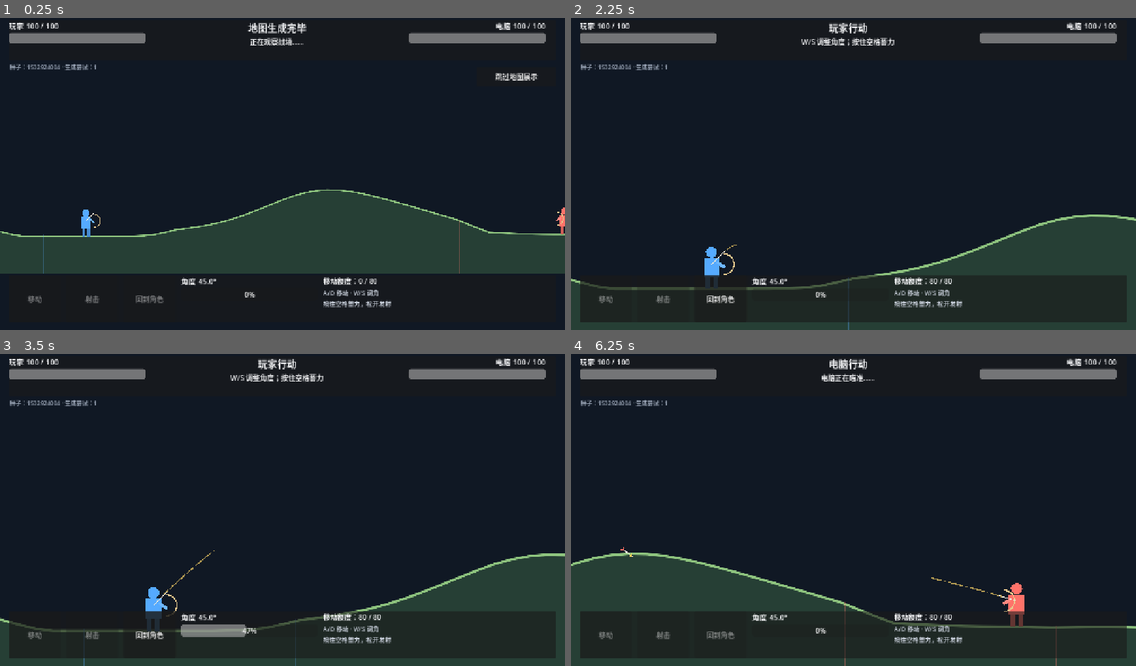
Above: before the commit, frames 1-4 (two rows, left to right).
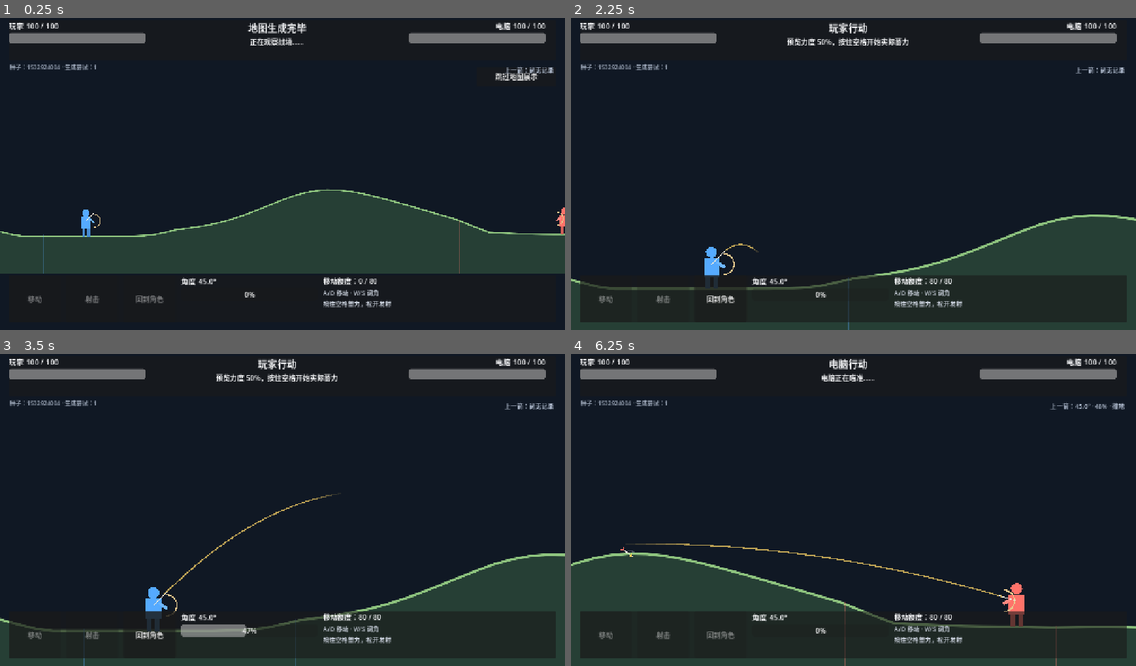
Above: after the commit, the same moments.

Repository: Xiangyu-Gu-6/Archers-Battle-Demo
Game: Godot game, scene res://scenes/Main.tscn
The game is run twice, just before and just after one commit, with the same random seed, the same clock (stepped at 60 frames per second) and the same inputs.
Inputs (mouse positions are in pixels of both pictures, inside the frame that each line leads up to):
- Up to frame 1 (0.25 s): no input
- Up to frame 2 (2.25 s): tap Enter at 0.5 s; move the mouse to (977, 155) at 0.52 s; hold D (move_right) 0.53-1.25 s; tap S (aim_down) at 0.6 s; click (977, 155) at 0.67 s; drag from (740, 186) to (825, 236) at 1.27 s; click "射击" at 2 s
- Up to frame 3 (3.5 s): move the mouse to (339, 438) at 2.77 s; hold D (move_right) from 2.78 s (still down); hold Space (charge) from 2.78 s (still down)
- Up to frame 4 (6.25 s): release D (move_right) at 3.5 s; release Space (charge) at 3.5 s; drag from (825, 572) to (684, 460) at 3.52 s; move the mouse to (1023, 553) at 4.27 s; hold A (move_left) 4.28-5 s; tap W (aim_up) at 4.35 s; drag from (684, 460) to (768, 428) at 5.02 s; move the mouse to (881, 506) at 5.77 s; hold A (move_left) from 5.78 s (still down); tap S (aim_down) at 5.85 s; click (881, 506) at 5.92 s

The runs differ from the first frame. In frame 1, 0.1% of the frame differs, in the area x 89-98%, y 15-18%; in frame 2, 0.5%; in frame 3, 0.6%, in the area x 29-98%, y 6-76%; in frame 4, 0.4%.

Commit message:
feat: share ballistics and add half-path shot reference

Diff:
--- a/scripts/arrow.gd
+++ b/scripts/arrow.gd
@@ -1,5 +1,7 @@
 class_name FlyingArrow
 extends Node2D
+
+const BallisticsScript := preload("res://scripts/ballistics.gd")
 
 signal stopped(result: Dictionary)
 var velocity := Vector2.ZERO
@@ -26,24 +28,18 @@
 
 func _physics_process(delta: float) -> void:
 	if not active: return
-	var previous := global_position
-	var next := previous + velocity * delta + Vector2(0.0, gravity) * 0.5 * delta * delta
-	var terrain_hit: Dictionary = terrain.segment_hit(previous, next)
-	var actor_hit: Dictionary = target.segment_hit(previous, next)
-	var chosen := {"hit": false}
-	if terrain_hit.hit: chosen = {"hit": true, "kind": &"terrain", "t": terrain_hit.t, "point": terrain_hit.point}
-	if actor_hit.hit and (not chosen.hit or actor_hit.t < chosen.t):
-		chosen = {"hit": true, "kind": &"actor", "part": actor_hit.part, "t": actor_hit.t, "point": actor_hit.point}
-	if chosen.hit:
-		global_position = chosen.point
-		_finish(chosen)
+	var frame: Dictionary = BallisticsScript.advance(global_position, velocity, delta, gravity, terrain, target)
+	global_position = frame.position
+	velocity = frame.velocity
+	if frame.collision.hit:
+		_finish(frame.collision)
 		return
-	global_position = next
-	velocity.y += gravity * delta
 	rotation = velocity.angle()
 	age += delta
-	if age >= timeout or global_position.x < -120.0 or global_position.x > world_width + 120.0 or global_position.y > terrain.world_bottom + 180.0:
-		_finish({"hit": false, "kind": &"miss", "point": global_position})
+	if age >= timeout:
+		_finish({"hit": false, "kind": &"timeout", "point": global_position})
+	elif global_position.x < -120.0 or global_position.x > world_width + 120.0 or global_position.y > terrain.world_bottom + 180.0:
+		_finish({"hit": false, "kind": &"out_of_bounds", "point": global_position})
 
 func _finish(result: Dictionary) -> void:
 	if not active: return
--- /dev/null
+++ b/scripts/ballistics.gd
@@ -0,0 +1,57 @@
+class_name Ballistics
+extends RefCounted
+
+const DEFAULT_STEP := 1.0 / 60.0
+
+static func advance(position: Vector2, velocity: Vector2, delta: float, gravity: float, terrain, target = null) -> Dictionary:
+	var next_position := position + velocity * delta + Vector2(0.0, gravity) * 0.5 * delta * delta
+	var next_velocity := velocity + Vector2(0.0, gravity) * delta
+	var ground_hit: Dictionary = terrain.segment_hit(position, next_position)
+	var actor_hit := {"hit": false}
+	if is_instance_valid(target): actor_hit = target.segment_hit(position, next_position)
+	var collision := {"hit": false}
+	if ground_hit.hit:
+		collision = {"hit": true, "kind": &"terrain", "t": ground_hit.t, "point": ground_hit.point}
+	if actor_hit.hit and (not collision.hit or actor_hit.t < collision.t):
+		collision = {"hit": true, "kind": &"actor", "part": actor_hit.part, "t": actor_hit.t, "point": actor_hit.point}
+	if collision.hit: next_position = collision.point
+	return {"position": next_position, "velocity": next_velocity, "collision": collision}
+
+static func trace(origin: Vector2, initial_velocity: Vector2, gravity: float, timeout: float, world_width: float, world_bottom: float, terrain, target = null, step_delta := DEFAULT_STEP) -> Dictionary:
+	var points := PackedVector2Array([origin])
+	var position := origin
+	var velocity := initial_velocity
+	var elapsed := 0.0
+	var closest := INF
+	var target_center := Vector2.ZERO
+	if is_instance_valid(target): target_center = target.global_position + Vector2(0.0, -50.0)
+	var max_steps := mini(720, int(ceil(timeout / step_delta)) + 1)
+	for step in max_steps:
+		var frame := advance(position, velocity, step_delta, gravity, terrain, target)
+		position = frame.position
+		velocity = frame.velocity
+		elapsed += step_delta
+		points.append(position)
+		if is_instance_valid(target): closest = minf(closest, position.distance_to(target_center))
+		if frame.collision.hit:
+			return {"points": points, "result": frame.collision, "closest": closest, "elapsed": elapsed}
+		if position.x < -120.0 or position.x > world_width + 120.0 or position.y > world_bottom + 180.0:
+			return {"points": points, "result": {"hit": false, "kind": &"out_of_bounds", "point": position}, "closest": closest, "elapsed": elapsed}
+	return {"points": points, "result": {"hit": false, "kind": &"timeout", "point": position}, "closest": closest, "elapsed": elapsed}
+
+static func first_fraction_by_arc(points: PackedVector2Array, fraction: float) -> PackedVector2Array:
+	if points.size() < 2: return points
+	var total := 0.0
+	for i in range(points.size() - 1): total += points[i].distance_to(points[i + 1])
+	var target_length := total * clampf(fraction, 0.0, 1.0)
+	var result := PackedVector2Array([points[0]])
+	var traversed := 0.0
+	for i in range(points.size() - 1):
+		var segment := points[i].distance_to(points[i + 1])
+		if traversed + segment >= target_length:
+			var remaining := target_length - traversed
+			result.append(points[i].lerp(points[i + 1], remaining / segment if segment > 0.0001 else 0.0))
+			break
+		result.append(points[i + 1])
+		traversed += segment
+	return result
--- a/scripts/main.gd
+++ b/scripts/main.gd
@@ -6,6 +6,7 @@
 const ArcherScript := preload("res://scripts/archer.gd")
 const ArrowScript := preload("res://scripts/arrow.gd")
 const BalanceScript := preload("res://scripts/game_balance.gd")
+const BallisticsScript := preload("res://scripts/ballistics.gd")
 
 var balance = BalanceScript.new()
 var match_root: Node2D
@@ -30,6 +31,8 @@
 var dragging := false
 var last_mouse := Vector2.ZERO
 var trajectory := PackedVector2Array()
+var pending_player_shot := {}
+var last_player_shot := {}
 var ui: CanvasLayer
 var turn_label: Label
 var status_label: Label
@@ -50,6 +53,7 @@
 var again_button: Button
 var hit_label: Label
 var seed_label: Label
+var last_shot_label: Label
 
 func _ready() -> void:
 	rng.randomize()
@@ -169,6 +173,12 @@
 	seed_label.position = Vector2(22, 112)
 	seed_label.add_theme_color_override("font_color", Color("#9ba6b7"))
 	root.add_child(seed_label)
+	last_shot_label = _make_label("上一箭：尚无记录", 14)
+	last_shot_label.position = Vector2(905, 118)
+	last_shot_label.size = Vector2(350, 72)
+	last_shot_label.horizontal_alignment = HORIZONTAL_ALIGNMENT_RIGHT
+	last_shot_label.add_theme_color_override("font_color", Color("#b9c5d8"))
+	root.add_child(last_shot_label)
 	hit_label = _make_label("", 28)
 	hit_label.position = Vector2(460, 126)
 	hit_label.size = Vector2(360, 54)
@@ -204,6 +214,8 @@
 	Input.action_release("aim_down")
 	Input.action_release("charge")
 	trajectory = PackedVector2Array()
+	pending_player_shot.clear()
+	last_player_shot.clear()
 	queue_redraw()
 	hit_label.text = ""
 	result_panel.visible = false
@@ -293,8 +305,9 @@
 func _choose_shoot() -> void:
 	if phase != Phase.SELECT or current_side != 0: return
 	phase = Phase.AIM
-	status_label.text = "W/S 调整角度；按住空格蓄力"
-	_update_trajectory(0.0)
+	var preview_power := float(last_player_shot.get("power", 0.5))
+	status_label.text = "预览力度 %d%%，按住空格开始实际蓄力" % roundi(preview_power * 100.0)
+	_update_trajectory(preview_power)
 	_update_ui()
 
 func _end_move() -> void:
@@ -379,6 +392,13 @@
 	queue_redraw()
 	var shooter = archers[side]
 	var target = archers[1 - side]
+	if side == 0:
+		pending_player_shot = {
+			"angle": shooter.aim_angle,
+			"power": power,
+			"shooter_position": shooter.global_position,
+			"target_position": target.global_position
+		}
 	active_arrow = ArrowScript.new()
 	match_root.add_child(active_arrow)
 	active_arrow.launch(shooter.muzzle_position(), shooter.launch_direction() * balance.launch_speed(power), shooter, target, terrain, balance.gravity, balance.arrow_timeout)
@@ -390,7 +410,7 @@
 	if token != turn_token or phase != Phase.ARROW: return
 	phase = Phase.RESOLVE
 	if is_instance_valid(active_arrow):
-		if result.kind == &"miss":
+		if result.kind in [&"out_of_bounds", &"timeout"]:
 			active_arrow.queue_free()
 		else:
 			landed_arrows.append(active_arrow)
@@ -405,7 +425,18 @@
 		hit_label.text = "%s −%d" % [part_name, damage]
 		status_label.text = "%s命中%s！" % [archers[current_side].display_name, target.display_name]
 	else:
-		hit_label.text = "未命中" if result.kind == &"miss" else "命中地形"
+		match result.kind:
+			&"terrain": hit_label.text = "命中地形"
+			&"timeout": hit_label.text = "飞行超时"
+			_: hit_label.text = "飞出边界"
+	if current_side == 0:
+		last_player_shot = pending_player_shot.duplicate()
+		last_player_shot["kind"] = result.kind
+		last_player_shot["point"] = result.point
+		if result.has("part"): last_player_shot["part"] = result.part
+		pending_player_shot.clear()
+		_update_last_shot_ui()
+		queue_redraw()
 	_update_ui()
 	await get_tree().create_timer(0.6).timeout
 	if token != turn_token: return
@@ -483,20 +514,9 @@
 func _simulate_shot(shooter, target, angle: float, power: float) -> Dictionary:
 	var sign_dir: float = shooter.facing_sign()
 	var dir := Vector2(cos(deg_to_rad(angle)) * sign_dir, -sin(deg_to_rad(angle)))
-	var pos: Vector2 = shooter.global_position + Vector2(0.0, -58.0) + dir * 34.0
-	var vel: Vector2 = dir * balance.launch_speed(power)
-	var closest := INF
-	var dt := 1.0 / 60.0
-	for step in 360:
-		var next := pos + vel * dt + Vector2(0.0, balance.gravity) * 0.5 * dt * dt
-		var ground_hit: Dictionary = terrain.segment_hit(pos, next)
-		var actor_hit: Dictionary = target.segment_hit(pos, next)
-		if actor_hit.hit and (not ground_hit.hit or actor_hit.t < ground_hit.t): return {"hit_actor": true, "score": 0.0}
-		closest = minf(closest, next.distance_to(target.global_position + Vector2(0, -50)))
-		if ground_hit.hit or next.x < -100 or next.x > balance.world_width + 100 or next.y > balance.world_bottom + 100: break
-		pos = next
-		vel.y += balance.gravity * dt
-	return {"hit_actor": false, "score": closest}
+	var origin: Vector2 = shooter.global_position + Vector2(0.0, -58.0) + dir * 34.0
+	var traced: Dictionary = BallisticsScript.trace(origin, dir * balance.launch_speed(power), balance.gravity, balance.arrow_timeout, balance.world_width, balance.world_bottom, terrain, target)
+	return {"hit_actor": traced.result.kind == &"actor", "score": traced.closest}
 
 func _ai_move(token: int) -> void:
 	phase = Phase.MOVE
@@ -517,30 +537,38 @@
 	if token == turn_token: _finish_action()
 
 func _update_trajectory(power: float) -> void:
-	trajectory = PackedVector2Array()
 	var shooter = archers[current_side]
-	var pos: Vector2 = shooter.muzzle_position()
-	var vel: Vector2 = shooter.launch_direction() * balance.launch_speed(power)
-	trajectory.append(pos)
-	var traveled := 0.0
-	var dt := 1.0 / 60.0
-	for step in 12:
-		var next := pos + vel * dt + Vector2(0.0, balance.gravity) * 0.5 * dt * dt
-		var hit: Dictionary = terrain.segment_hit(pos, next)
-		if hit.hit:
-			trajectory.append(hit.point)
-			break
-		traveled += pos.distance_to(next)
-		if traveled > 180.0: break
-		trajectory.append(next)
-		pos = next
-		vel.y += balance.gravity * dt
+	var target = archers[1 - current_side]
+	var traced: Dictionary = BallisticsScript.trace(shooter.muzzle_position(), shooter.launch_direction() * balance.launch_speed(power), balance.gravity, balance.arrow_timeout, balance.world_width, balance.world_bottom, terrain, target)
+	trajectory = BallisticsScript.first_fraction_by_arc(traced.points, 0.5)
 	queue_redraw()
 
 func _draw() -> void:
 	if trajectory.size() > 1:
 		for i in range(trajectory.size() - 1):
-			draw_line(trajectory[i], trajectory[i + 1], Color("#ffd667aa"), 3.0 if i % 2 == 0 else 1.0)
+			var progress := float(i) / maxf(1.0, trajectory.size() - 2.0)
+			var alpha := 0.72
+			if progress > 0.8: alpha *= (1.0 - progress) / 0.2
+			draw_line(trajectory[i], trajectory[i + 1], Color(1.0, 0.84, 0.40, alpha), 3.0)
+	if not last_player_shot.is_empty() and last_player_shot.kind in [&"terrain", &"actor"]:
+		var marker: Vector2 = last_player_shot.point
+		var marker_color := Color("#b8c4d255")
+		draw_circle(marker, 10.0, marker_color, false, 2.0)
+		draw_line(marker + Vector2(-7, -7), marker + Vector2(7, 7), marker_color, 2.0)
+		draw_line(marker + Vector2(-7, 7), marker + Vector2(7, -7), marker_color, 2.0)
+
+func _update_last_shot_ui() -> void:
+	if last_player_shot.is_empty():
+		last_shot_label.text = "上一箭：尚无记录"
+		return
+	var outcome := ""
+	match last_player_shot.kind:
+		&"actor": outcome = {&"head": "命中头部", &"torso": "命中躯干", &"legs": "命中腿脚"}.get(last_player_shot.get("part", &""), "命中")
+		&"terrain": outcome = "撞地"
+		&"timeout": outcome = "超时"
+		_: outcome = "出界"
+	var changed: bool = archers.size() == 2 and (archers[0].global_position.distance_to(last_player_shot.shooter_position) > 0.5 or archers[1].global_position.distance_to(last_player_shot.target_position) > 0.5)
+	last_shot_label.text = "上一箭：%.1f° · %d%% · %s%s" % [last_player_shot.angle, roundi(last_player_shot.power * 100.0), outcome, "\n站位已变化，参考为上次射击" if changed else ""]
 
 func _focus_actor(side: int) -> void:
 	camera_goal = archers[side].global_position + Vector2(0.0, -130.0)
